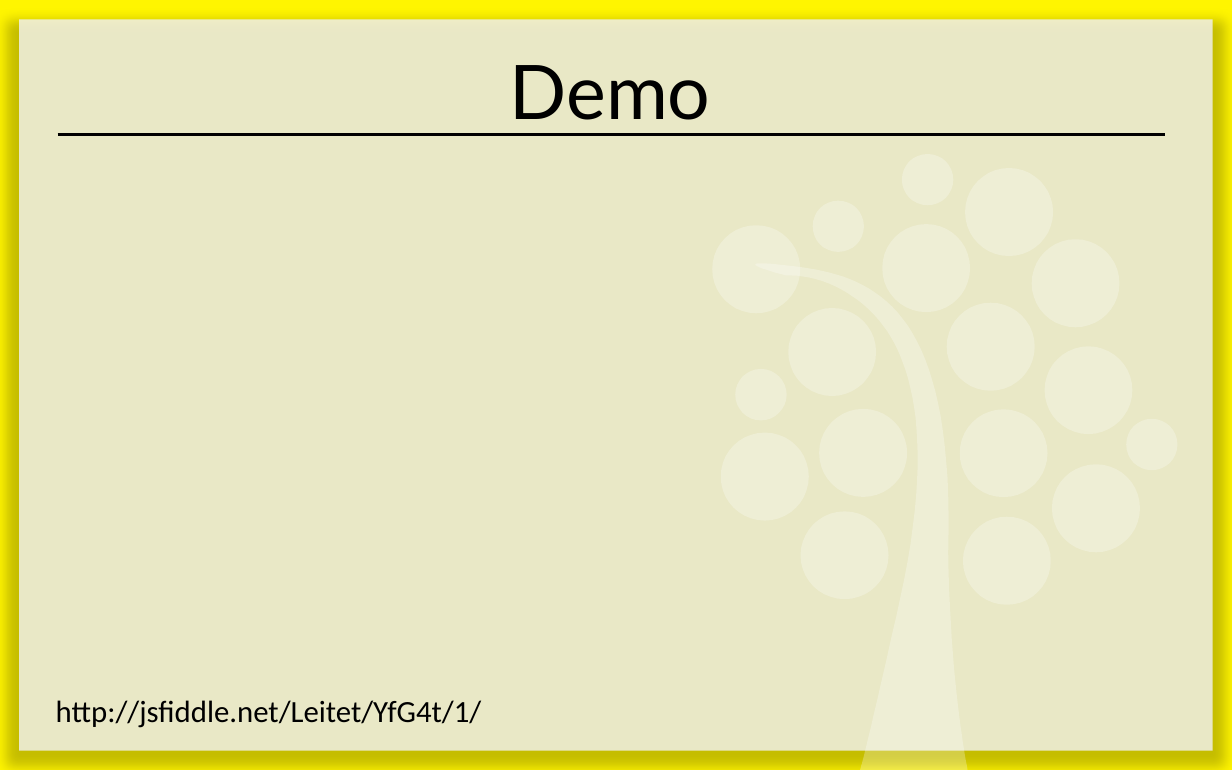
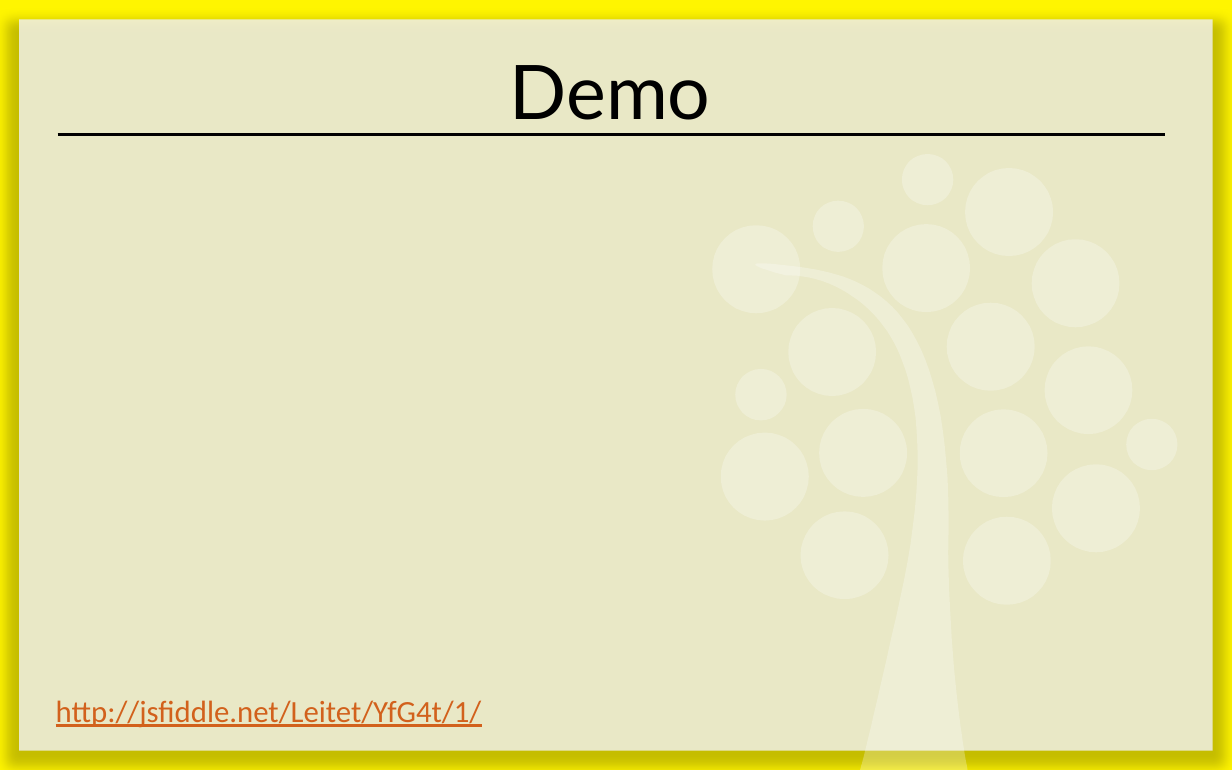
Before and after one commit to 1dv435/Kursmaterial, a slide deck: slide 30 of Föreläsningar/F07 - DOM.pptx (slide 32 before the commit). Drawn at 1232x770 pixels with LibreOffice and Linux fonts; fonts in the diff are those of the drawing. Boxes give left, top, right and bottom in pixels: in the first picture for what was removed or moved away, otherwise in the second. Text is boxed around its words. In the diff, an @@ line names an element or a change of style, - is before the commit and + after.

```diff
--- a/Föreläsningar/F07 - DOM.pptx
+++ b/Föreläsningar/F07 - DOM.pptx
@@ text "http://jsfiddle.net/Leitet/YfG4t/1/" at [56, 700, 482, 728]: text colour #000000 to #D2611C, underline on @@
```
Also in this commit, not shown: 3 other slides changed, 2 slides removed.
